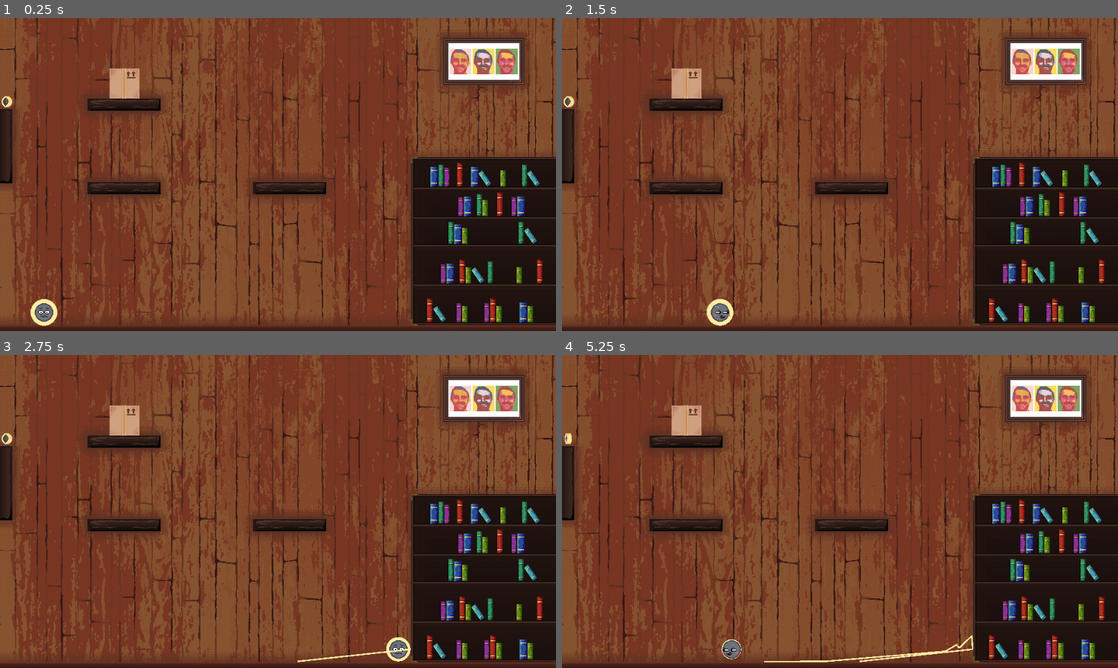
Above: before the commit, frames 1-4 (two rows, left to right).
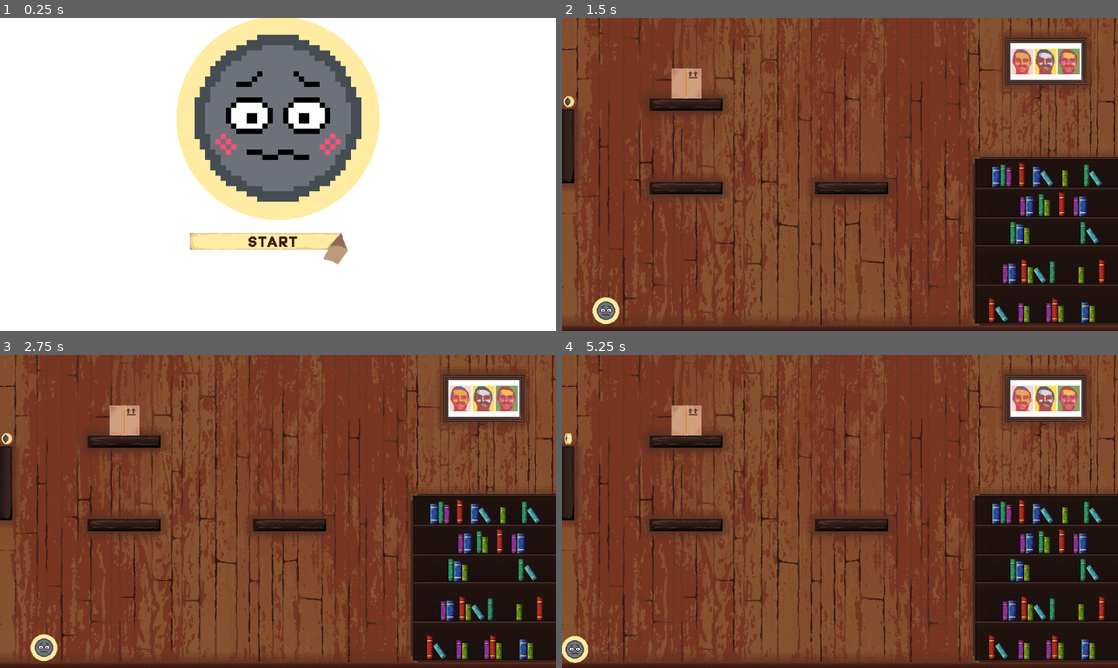
Above: after the commit, the same moments.

Repository: NAERNON/ggj-2026-mask
Game: Godot game, scene res://scenes/main.tscn
Two runs of this game, one before a commit and one after it. Both use one fixed random seed, a clock stepped at 60 frames per second and the inputs below.
Inputs:
- Up to frame 1 (0.25 s): no input
- Up to frame 2 (1.5 s): tap Enter (ui_accept) at 0.5 s; hold D (move_tape_right) 0.53-1.28 s; hold Enter (ui_accept) 0.53-1.28 s; tap Space (move_tape_jump) at 0.77 s; hold S (move_tape_down) from 1.28 s (still down); tap R (move_tape_reroll) at 1.35 s
- Up to frame 3 (2.75 s): tap Space (move_tape_jump) at 1.52 s; tap Enter (ui_accept) at 1.55 s; release S (move_tape_down) at 2.03 s; hold D (move_tape_right) from 2.03 s (still down); hold Enter (ui_accept) from 2.03 s (still down); tap G (tape_switch_grip) at 2.1 s
- Up to frame 4 (5.25 s): release D (move_tape_right) at 2.78 s; release Enter (ui_accept) at 2.78 s; hold W (move_tape_up) 2.78-3.53 s; tap Enter (ui_accept) at 2.85, 4.55 s; tap Space (move_tape_jump) at 3.02, 3.77, 4.52 s; hold Enter (ui_accept) 3.53-4.28 s; hold A (move_tape_left) 3.53-5.03 s; tap Escape (ui_cancel) at 4.15 s; tap R (move_tape_reroll) at 4.35 s; hold S (move_tape_down) from 5.03 s (still down); hold Enter (ui_accept) from 5.03 s (still down); tap G (tape_switch_grip) at 5.1 s

The runs differ from the first frame. In frame 1, 100% of the frame differs, in the area x 0-100%, y 0-100%; in frame 2, 0.7%; in frame 3, 0.7%; in frame 4, 0.9%.
Error after the commit: Invalid call. Nonexistent function 'start' in base 'AudioStreamPlayer'. (res://scenes/main.gd:227)

Commit message:
New music + very basic start menu

Diff:
--- a/scenes/main.gd
+++ b/scenes/main.gd
@@ -10,9 +10,11 @@
 @export var restock   : StaticBody2D
 @export_range(0.0, 1000.0, 10.0) var restock_value : float
 
+@export var menu_music    : AudioStreamPlayer
 @export var main_music    : AudioStreamPlayer
 @export var rip_scotch    : AudioStreamPlayer
 @export var unroll_scotch : AudioStreamPlayer
+@export var start_menu    : StartMenu
 @export var pause_menu    : PauseMenu
 
 
@@ -42,6 +44,8 @@
 
 		_current_tape_len = 0.0
 		_masking_tapes_len = 0.0
+
+		masking_tape.process_mode = Node.PROCESS_MODE_DISABLED
 
 func _physics_process(_delta : float) -> void :
 	if _current_tape :
@@ -202,6 +206,12 @@
 func _on_menu_button_selected(type: Variant) -> void:
 	if type == ScotchMenuButton.ButtonType.RESUME :
 		pause_menu.visible = not pause_menu.visible
+		if pause_menu.visible :
+			menu_music.play()
+			main_music.stop()
+		else :
+			menu_music.stop()
+			main_music.play()
 		masking_tape.process_mode = Node.PROCESS_MODE_DISABLED if pause_menu.visible else Node.PROCESS_MODE_INHERIT
 	elif type == ScotchMenuButton.ButtonType.RESET :
 		get_tree().reload_current_scene()
@@ -209,3 +219,10 @@
 
 func _on_masking_tape_touch_frame() -> void:
 	pass
+
+
+func _on_start_menu_start_game() -> void :
+	start_menu.visible = false
+	menu_music.stop()
+	main_music.start()
+	masking_tape.process_mode = Node.PROCESS_MODE_INHERIT
--- a/scenes/main.tscn
+++ b/scenes/main.tscn
@@ -2,15 +2,17 @@
 
 [ext_resource type="Script" uid="uid://dy78nvx7md1h5" path="res://scenes/main.gd" id="1_0wfyh"]
 [ext_resource type="PackedScene" uid="uid://ba5ixoxqnb3gk" path="res://assets/masking_tape.tscn" id="1_o5qli"]
+[ext_resource type="PackedScene" uid="uid://j3vg2jq6gkbr" path="res://scenes/start_menu.tscn" id="2_eb6dy"]
 [ext_resource type="Texture2D" uid="uid://cj1mrtn34jdjd" path="res://aseprite/house/background.tres" id="2_sugp2"]
-[ext_resource type="SpriteFrames" uid="uid://da6tmbly4q710" path="res://aseprite/house/background_painting.tres" id="3_ya4ey"]
+[ext_resource type="SpriteFrames" uid="uid://4w6ckhpyo2kk" path="res://aseprite/house/background_painting.tres" id="3_ya4ey"]
 [ext_resource type="Texture2D" uid="uid://i2k4p6ekqwfd" path="res://aseprite/house/light.png" id="4_jyhfs"]
 [ext_resource type="SpriteFrames" uid="uid://cu87v0mvt5ao6" path="res://aseprite/house/refill.tres" id="5_85g3d"]
 [ext_resource type="Texture2D" uid="uid://d3fmtlbgwtw3" path="res://aseprite/house/box.png" id="5_choun"]
-[ext_resource type="AudioStream" uid="uid://bhriy1xavnqf7" path="res://arts/musics/Saxo-scotche goofy song.mp3" id="5_tbgi4"]
 [ext_resource type="AudioStream" uid="uid://xp6qno3otn23" path="res://arts/musics/Rupture scotch.mp3" id="6_tefeu"]
 [ext_resource type="AudioStream" uid="uid://cijr6u0a4t0xb" path="res://arts/musics/OBJTape_Ruban adhesif 1 (ID 0297)_LaSonotheque.fr.mp3" id="7_o6xl0"]
 [ext_resource type="PackedScene" uid="uid://g6q11kun54wl" path="res://scenes/pause_menu.tscn" id="8_tipki"]
+[ext_resource type="AudioStream" uid="uid://cmux78lwg126k" path="res://arts/musics/Menu_saxoscotch_goofy Version final.mp3" id="10_trceg"]
+[ext_resource type="AudioStream" uid="uid://dkpe2slvjhvxj" path="res://arts/musics/Saxo-scotche goofy song Version finale.mp3" id="11_a8y0u"]
 
 [sub_resource type="RectangleShape2D" id="RectangleShape2D_0wfyh"]
 size = Vector2(250, 290)
@@ -38,7 +40,7 @@
 
 [sub_resource type="CircleShape2D" id="CircleShape2D_tbgi4"]
 
-[node name="Main" type="Node2D" unique_id=714016782 node_paths=PackedStringArray("masking_tape", "platforms", "restock", "main_music", "rip_scotch", "unroll_scotch", "pause_menu")]
+[node name="Main" type="Node2D" unique_id=714016782 node_paths=PackedStringArray("masking_tape", "platforms", "restock", "menu_music", "main_music", "rip_scotch", "unroll_scotch", "start_menu", "pause_menu")]
 script = ExtResource("1_0wfyh")
 masking_tape = NodePath("MaskingTape")
 epsilon_tape = 1.0
@@ -46,10 +48,15 @@
 platforms = NodePath("Platforms")
 restock = NodePath("Restock")
 restock_value = 300.0
+menu_music = NodePath("MenuMusic")
 main_music = NodePath("MainMusic")
 rip_scotch = NodePath("RipScotch")
 unroll_scotch = NodePath("UnrollScotch")
+start_menu = NodePath("StartMenu")
 pause_menu = NodePath("Menu")
+
+[node name="StartMenu" parent="." unique_id=153115375 instance=ExtResource("2_eb6dy")]
+z_index = 2
 
 [node name="Background" type="Sprite2D" parent="." unique_id=323147266]
 light_mask = 3
@@ -163,13 +170,17 @@
 sprite_frames = ExtResource("5_85g3d")
 autoplay = "default"
 
-[node name="Menu" parent="." unique_id=153115375 instance=ExtResource("8_tipki")]
+[node name="Menu" parent="." unique_id=435941927 instance=ExtResource("8_tipki")]
 visible = false
 z_index = 1
 
+[node name="MenuMusic" type="AudioStreamPlayer" parent="." unique_id=1685555097]
+stream = ExtResource("10_trceg")
+autoplay = true
+parameters/looping = true
+
 [node name="MainMusic" type="AudioStreamPlayer" parent="." unique_id=127968638]
-stream = ExtResource("5_tbgi4")
-autoplay = true
+stream = ExtResource("11_a8y0u")
 parameters/looping = true
 
 [node name="RipScotch" type="AudioStreamPlayer" parent="." unique_id=1216850612]
@@ -181,6 +192,7 @@
 volume_db = 3.193
 parameters/looping = true
 
+[connection signal="start_game" from="StartMenu" to="." method="_on_start_menu_start_game"]
 [connection signal="end_grip" from="MaskingTape" to="." method="_on_masking_tape_end_grip"]
 [connection signal="reroll" from="MaskingTape" to="." method="_on_masking_tape_reroll"]
 [connection signal="start_grip" from="MaskingTape" to="." method="_on_masking_tape_start_grip"]
--- a/scenes/pause_menu.tscn
+++ b/scenes/pause_menu.tscn
@@ -21,5 +21,4 @@
 [node name="Reset" type="Node2D" parent="." unique_id=640040723]
 position = Vector2(480, 307)
 script = ExtResource("1_n87rw")
-button_type = 1
 metadata/_custom_type_script = "uid://ctj6g1enoyww8"
--- /dev/null
+++ b/scenes/start_menu.gd
@@ -0,0 +1,12 @@
+class_name StartMenu extends Node2D
+
+@export var play_button: ScotchMenuButton
+
+signal start_game()
+
+func _ready() -> void:
+	play_button.highlight()
+
+func _input(event: InputEvent) -> void:
+	if visible and event.is_action_pressed("ui_accept"):
+		start_game.emit()
--- /dev/null
+++ b/scenes/start_menu.tscn
@@ -0,0 +1,31 @@
+[gd_scene format=3 uid="uid://j3vg2jq6gkbr"]
+
+[ext_resource type="Script" uid="uid://dtsmga5oea1ax" path="res://scenes/start_menu.gd" id="1_thu50"]
+[ext_resource type="Script" uid="uid://ctj6g1enoyww8" path="res://scripts/scotch_menu_button.gd" id="2_m7x51"]
+[ext_resource type="Script" uid="uid://dwa6h5uehjmix" path="res://scripts/masking_tape_wheel.gd" id="3_h61rw"]
+[ext_resource type="Script" uid="uid://chgbr5uutejwv" path="res://scripts/character_face_sprite.gd" id="4_fcv5n"]
+
+[node name="Menu" type="Node2D" unique_id=153115375 node_paths=PackedStringArray("play_button")]
+script = ExtResource("1_thu50")
+play_button = NodePath("Start")
+
+[node name="Background" type="ColorRect" parent="." unique_id=1550184]
+offset_right = 960.0
+offset_bottom = 540.0
+
+[node name="Start" type="Node2D" parent="." unique_id=2076677728]
+position = Vector2(480, 402)
+script = ExtResource("2_m7x51")
+button_type = 0
+metadata/_custom_type_script = "uid://ctj6g1enoyww8"
+
+[node name="Node2D" type="Node2D" parent="." unique_id=279640542]
+position = Vector2(480, 173)
+scale = Vector2(9, 9)
+
+[node name="MaskingTapeWheel" type="Node2D" parent="Node2D" unique_id=1315369542]
+script = ExtResource("3_h61rw")
+
+[node name="CharacterFaceSprite" type="Node2D" parent="Node2D" unique_id=1895046696]
+script = ExtResource("4_fcv5n")
+to_sleep = false
--- a/scripts/character_face_sprite.gd
+++ b/scripts/character_face_sprite.gd
@@ -1,6 +1,7 @@
 class_name CharacterFaceSprite extends AnimationGraph
 
 var _sleep_timer: Timer = Timer.new()
+@export var to_sleep : bool = true
 
 enum State {
 	IDLE,
@@ -64,7 +65,7 @@
 func set_state(state: int) -> void:
 	super(state)
 
-	if state == State.IDLE:
+	if state == State.IDLE and to_sleep:
 		_sleep_timer.stop()
 		_sleep_timer.wait_time = 5.0
 		_sleep_timer.start()
--- a/scripts/scotch_menu_button.gd
+++ b/scripts/scotch_menu_button.gd
@@ -1,6 +1,7 @@
 class_name ScotchMenuButton extends Node2D
 
 enum ButtonType {
+	START,
 	RESUME,
 	RESET,
 }
@@ -18,6 +19,8 @@
 			_sprite.play("resume_default")
 		ButtonType.RESET:
 			_sprite.play("reset_default")
+		ButtonType.START:
+			_sprite.play("start_default")
 
 func highlight() -> void:
 	_sprite.modulate = Color.WHITE
@@ -26,6 +29,8 @@
 			_sprite.play("resume_forward")
 		ButtonType.RESET:
 			_sprite.play("reset_forward")
+		ButtonType.START:
+			_sprite.play("start_forward")
 
 func unhighlight(animated: bool = true) -> void:
 	_sprite.modulate = Color(0.6, 0.6, 0.6, 1.0)
Not shown, added: arts/musics/Menu_saxoscotch_goofy Version final.mp3.import
Not shown, added: arts/musics/Saxo-scotche goofy song Version finale.mp3.import
Not shown, removed: arts/musics/Saxo-scotche goofy song.mp3.import
Not shown: 1 places in aseprite/house/background_painting.tres that only renumber resources
Not shown: 1 places in scenes/pause_menu.tscn that only renumber resources
Not shown, added: scenes/start_menu.gd.uid
Not shown, added: arts/musics/Menu_saxoscotch_goofy Version final.mp3
Not shown, added: arts/musics/Saxo-scotche goofy song Version finale.mp3
Not shown, removed: arts/musics/Saxo-scotche goofy song.mp3
